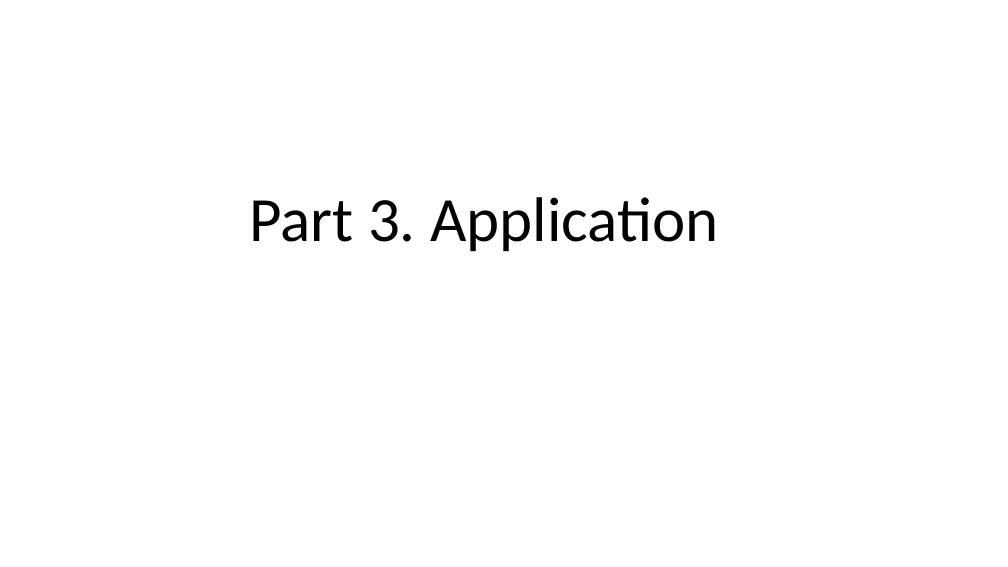
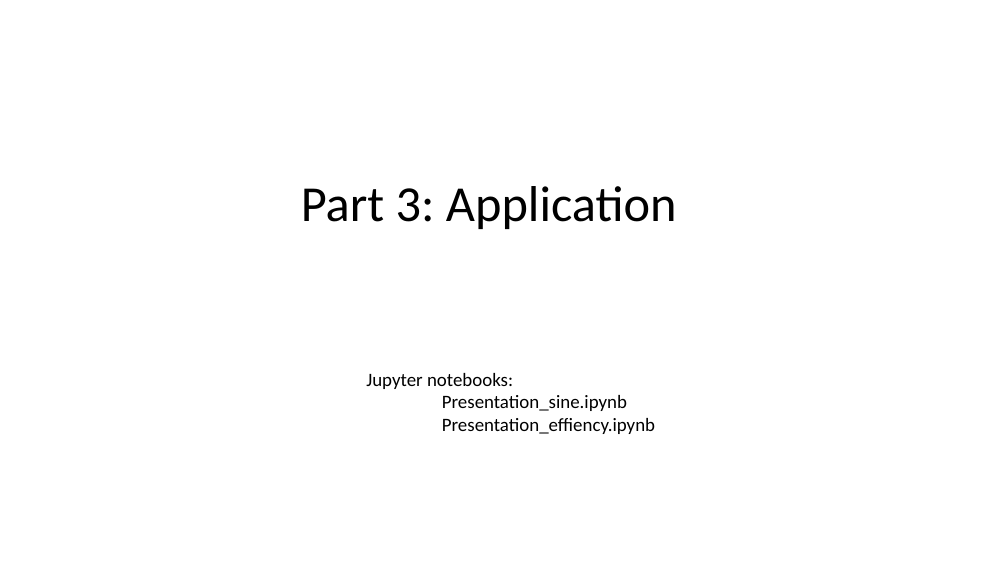
Before and after one commit to AlonSpinner/single-parameter-fit, a slide deck: slide 15 of Presentation.pptx. Drawn at 1008x567 pixels with LibreOffice and Linux fonts; fonts in the diff are those of the drawing. Boxes give left, top, right and bottom in pixels: in the first picture for what was removed or moved away, otherwise in the second. Text is boxed around its words. In the diff, an @@ line names an element or a change of style, - is before the commit and + after.

Commit message:
Updated presentations, eff and sine scripts

```diff
--- a/Presentation.pptx
+++ b/Presentation.pptx
@@ text at [301,186,677,229]: text changed; size 60 to 48 pt @@
-Part 3. Application
+Part 3: Application
@@ text added at [366,373,655,434], 18 pt, text #000000 @@
+Jupyter notebooks:
+Presentation_sine.ipynb
+Presentation_effiency.ipynb
```
Also in this commit, not shown: 1 other slide changed, 1 slide added, 1 slide removed, 4 other files.
